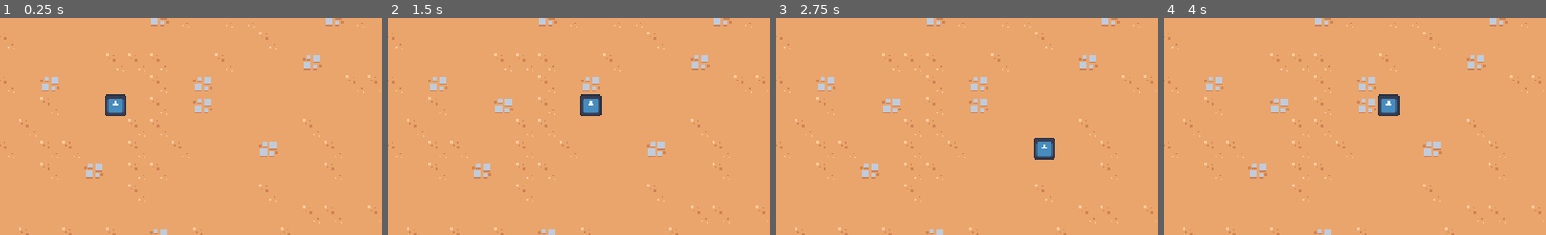
Above: before the commit, frames 1-4 (left to right).
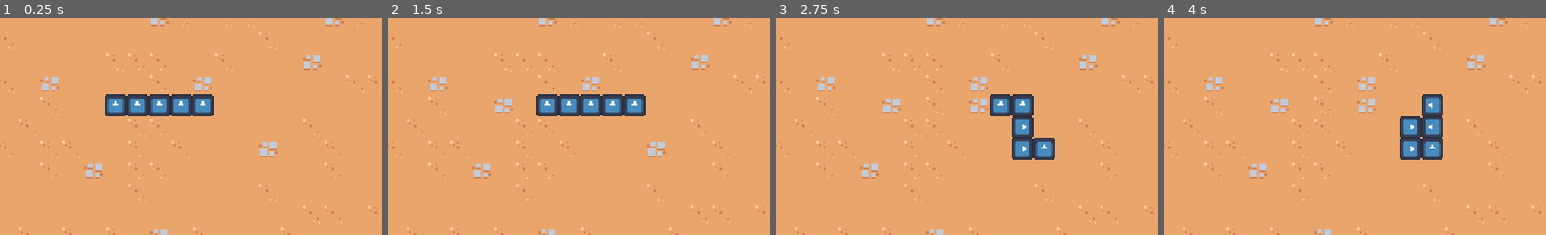
Above: after the commit, the same moments.

Repository: KaiRJ/snake
Game: Godot game, scene res://scenes/main/main.tscn
Two runs of this game, one before a commit and one after it. Both use one fixed random seed, a clock stepped at 60 frames per second and the inputs below. The engine's default icon, where the game draws it, is replaced by a stand-in: a white triangle on a blue panel in a dark square.
Inputs:
- Up to frame 1 (0.25 s): no input
- Up to frame 2 (1.5 s): hold Right (ui_right) 0.53-1.28 s; hold Down (ui_down) from 1.28 s (still down)
- Up to frame 3 (2.75 s): release Down (ui_down) at 2.03 s; hold Right (ui_right) from 2.03 s (still down)
- Up to frame 4 (4 s): release Right (ui_right) at 2.78 s; hold Up (ui_up) 2.78-3.53 s; hold Left (ui_left) from 3.53 s (still down)
The pictures show only the part of the screen within x 15-65%, y 7-57%; the shares and areas given below are measured in that part.

The runs differ from the first frame. In frame 1, 2.3% of the frame differs, in the area x 33-56%, y 35-46%; in frame 2, 2.3%; in frame 3, 2.3%; in frame 4, 3.4%, in the area x 56-73%, y 35-66%.

Commit message:
Make a snake body to hold the body

Diff:
--- a/scenes/snake/snake.gd
+++ b/scenes/snake/snake.gd
@@ -1,4 +1,97 @@
 class_name Snake extends CharacterBody2D
+## Scene to hold and manage snake body parts
+##
+## TODO detailed description
+
+## The snake body scene
+@export var snake_body: PackedScene
+
+## The starting size of the snake
+@export var init_size: int = 3
+
+## The size of the tiles in the grid in pixels
+@export var tile_size := 16
+
+## Dictionary for the directions for player input
+const DIRECTIONS = {"ui_up"   : Vector2.UP,
+					"ui_down" : Vector2.DOWN,
+					"ui_right": Vector2.RIGHT,
+					"ui_left" : Vector2.LEFT}
+
+## The current rotation of the snake
+var current_rotation := 0.0
+
+## The current direction of the snake
+var current_direction := Vector2.RIGHT
+
+## Array to hold and track all the snake body parts
+var _snake_body_parts: Array[SnakeBody]
+
 
 func _ready() -> void:
-	global_position = Vector2(16*10, 16*5)
+	# Connect timer signal
+	$MovementTimer.timeout.connect(_on_movement_timer_timeout)
+
+	# Set the initial position of the snake (extra is cause sprites are centered)
+	global_position = Vector2(16*10, 16*5) + Vector2(8, 8)
+
+	# Set the initial rotation of the snake
+	rotation = current_rotation
+
+	# Create the initial snake
+	for i in range(init_size-1):
+		add_snake_body_part()
+		move_snake_head()
+
+
+func _physics_process(_delta: float) -> void:
+	get_input()
+
+
+## Get and update the direction based on player input
+func get_input() -> void:
+	for input in DIRECTIONS:
+		if Input.is_action_just_pressed(input) \
+		and (DIRECTIONS[input] + current_direction) != Vector2.ZERO \
+		and DIRECTIONS[input] != current_direction:
+			current_rotation += determine_rotation(DIRECTIONS[input])
+			current_direction = DIRECTIONS[input]
+
+
+## Determine the rotation of the snake from the new and current direction
+func determine_rotation(dir: Vector2) -> float:
+	if dir.y == 0: # moving right or left
+		return -(dir.x * current_direction.y) * PI/2
+	else: # moving up or down
+		return (dir.y * current_direction.x) * PI/2
+
+
+## Add a new snake body part at current head position
+func add_snake_body_part() -> void:
+	var new_body := snake_body.instantiate() as SnakeBody
+	_snake_body_parts.append(new_body)
+	new_body.rotation = rotation # Same rotation as the head
+	new_body.global_position = global_position # Same position as the head
+	$Body.add_child(new_body)
+
+
+## Move the snake head by one square in DIRECTION
+func move_snake_head():
+	rotation = current_rotation
+	global_position += current_direction * tile_size
+
+
+## Remove the current snake tail and make the new last body part a tail
+func remove_tail() -> void:
+	var current_tail = _snake_body_parts.pop_front()
+	current_tail.queue_free()
+
+	var new_tail = _snake_body_parts.front()
+	new_tail.make_tail()
+
+
+## Update the players position on timer timeout
+func _on_movement_timer_timeout() -> void:
+	add_snake_body_part()
+	move_snake_head()
+	remove_tail()
--- a/scenes/snake/snake.tscn
+++ b/scenes/snake/snake.tscn
@@ -2,24 +2,25 @@
 
 [ext_resource type="Texture2D" uid="uid://bhc52hwe02yvd" path="res://scenes/snake/icon.svg" id="1_4ska3"]
 [ext_resource type="Script" uid="uid://crhs6chsfqnif" path="res://scenes/snake/snake.gd" id="1_uqw23"]
-[ext_resource type="Script" uid="uid://62ma08y4r4j3" path="res://components/player_grid_movement_C.gd" id="3_h1wbu"]
+[ext_resource type="PackedScene" uid="uid://bqoool8slo4fd" path="res://scenes/snake_body/snake_body.tscn" id="2_uqw23"]
 
 [sub_resource type="CircleShape2D" id="CircleShape2D_uqw23"]
 radius = 8.0
 
 [node name="Snake" type="CharacterBody2D"]
 script = ExtResource("1_uqw23")
+snake_body = ExtResource("2_uqw23")
+init_size = 5
 
-[node name="Sprite2D" type="Sprite2D" parent="."]
-position = Vector2(8, 8)
+[node name="Head" type="Sprite2D" parent="."]
 scale = Vector2(0.125, 0.125)
 texture = ExtResource("1_4ska3")
 
 [node name="CollisionShape2D" type="CollisionShape2D" parent="."]
-position = Vector2(8, 8)
 shape = SubResource("CircleShape2D_uqw23")
 
-[node name="PlayerGridMovementC" type="Node" parent="."]
-script = ExtResource("3_h1wbu")
-move_delay = 0.3
-metadata/_custom_type_script = "uid://62ma08y4r4j3"
+[node name="MovementTimer" type="Timer" parent="."]
+wait_time = 0.5
+autostart = true
+
+[node name="Body" type="Node" parent="."]
--- /dev/null
+++ b/scenes/snake_body/snake_body.gd
@@ -0,0 +1,14 @@
+class_name SnakeBody extends CharacterBody2D
+## TODO
+##
+## TODO detailed description
+
+
+## Turn body part into a snake body part
+func make_body():
+	pass
+
+
+## Turn body part into a snake tail part
+func make_tail():
+	pass
--- /dev/null
+++ b/scenes/snake_body/snake_body.tscn
@@ -0,0 +1,17 @@
+[gd_scene load_steps=4 format=3 uid="uid://bqoool8slo4fd"]
+
+[ext_resource type="Texture2D" uid="uid://bhc52hwe02yvd" path="res://scenes/snake/icon.svg" id="1_2arxw"]
+[ext_resource type="Script" uid="uid://dsb8hxldl84xl" path="res://scenes/snake_body/snake_body.gd" id="1_lybl8"]
+
+[sub_resource type="CircleShape2D" id="CircleShape2D_lybl8"]
+radius = 8.0
+
+[node name="SnakeBody" type="CharacterBody2D"]
+script = ExtResource("1_lybl8")
+
+[node name="Body" type="Sprite2D" parent="."]
+scale = Vector2(0.125, 0.125)
+texture = ExtResource("1_2arxw")
+
+[node name="CollisionShape2D" type="CollisionShape2D" parent="."]
+shape = SubResource("CircleShape2D_lybl8")
Not shown, added: scenes/snake_body/snake_body.gd.uid
